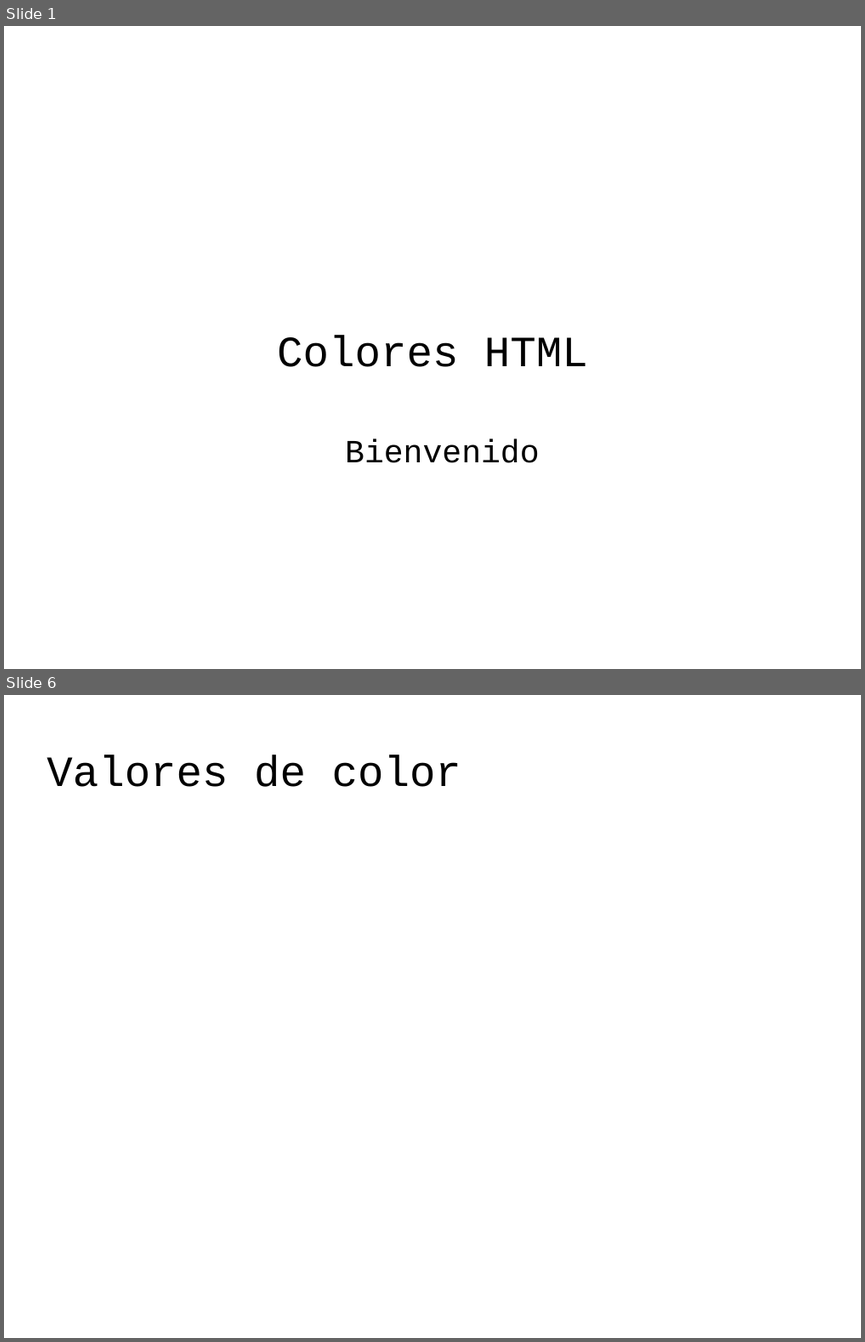
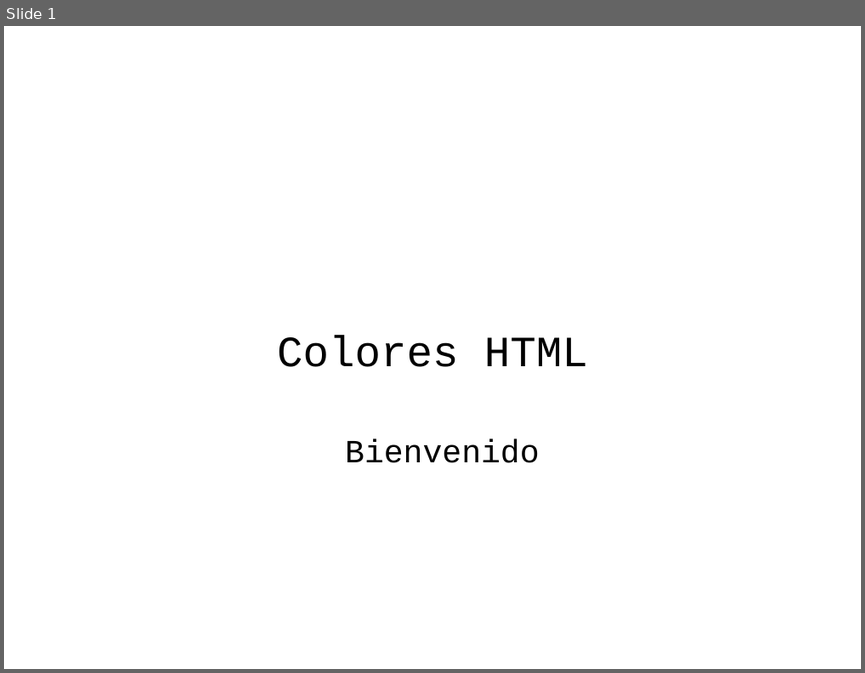
Before and after one commit to codefuncode/Curso-de-HTML-2020, a slide deck: 01-Tutorial-HTML/012-Colores-HTML/012-Colores-HTML.odp. Shown one above the other, each under a label of ours: slides 1 and 6 before the commit, slide 1 after it; the slides between them are not shown. The pictures are 865x1342 and 865x673 pixels, drawn with LibreOffice and Linux fonts; fonts in the diff are those of the drawing; background and template pictures are left out. Boxes give left, top, right and bottom in pixels: in the first picture for what was removed or moved away, otherwise in the second. Text is boxed around its words. In the diff, an @@ line names an element or a change of style, - is before the commit and + after.

```diff
--- a/01-Tutorial-HTML/012-Colores-HTML/012-Colores-HTML.odp
+++ b/01-Tutorial-HTML/012-Colores-HTML/012-Colores-HTML.odp
@@ slide 6 removed at <box>4,695,861,1338</box>, background picture (left out) @@
@@ title removed at <box>46,755,461,787</box> @@
-Valores de color
```
Also in this commit, not shown: 1 slide changed, 2 slides added, 3 other slides removed, 6 other files.
